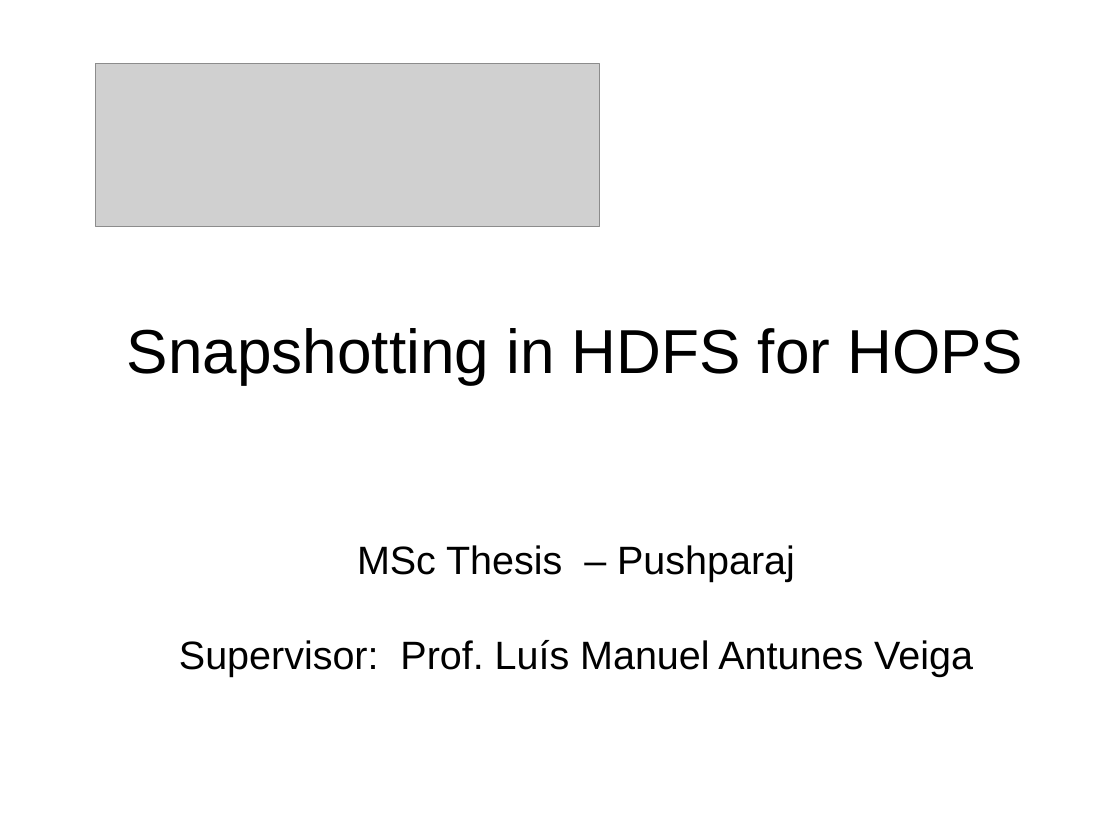
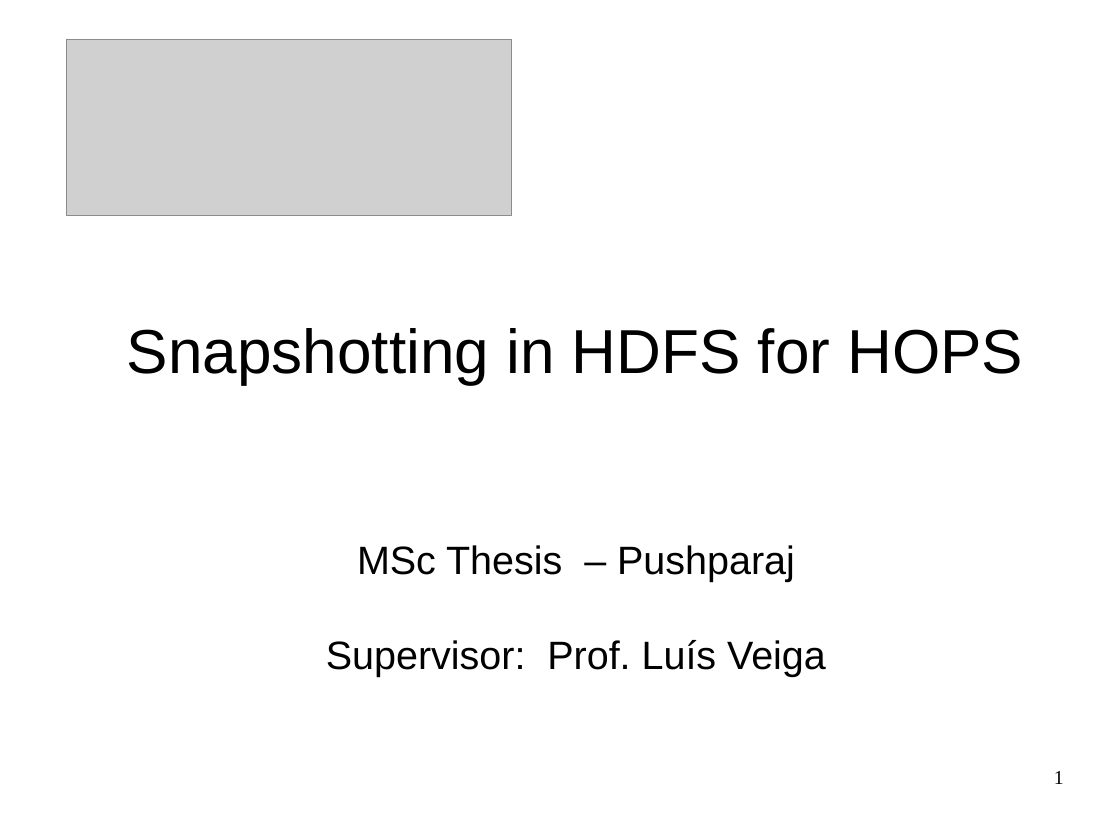
Before and after one commit to pushparajxa/Thesis-Presentation, a slide deck: slide 1 of Final_Presentation.odp. Drawn at 1120x840 pixels with LibreOffice and Linux fonts; fonts in the diff are those of the drawing; grey boxes stand for pictures. Boxes give left, top, right and bottom in pixels: in the first picture for what was removed or moved away, otherwise in the second. Text is boxed around its words. In the diff, an @@ line names an element or a change of style, - is before the commit and + after.

```diff
--- a/Final_Presentation.odp
+++ b/Final_Presentation.odp
@@ picture resized from (x1=96, y1=64, x2=600, y2=227) to (x1=66, y1=40, x2=512, y2=215) @@
@@ title at (x1=127, y1=328, x2=1023, y2=677): text changed @@
-Snapshotting in HDFS for HOPS
-MSc Thesis – Pushparaj
-Supervisor: Prof. Luís Manuel Antunes Veiga
+Snapshotting in HDFS for HOPS
+MSc Thesis – Pushparaj
+Supervisor: Prof. Luís Veiga
@@ page number added at (x1=1054, y1=771, x2=1064, y2=784), 14 pt, text #000000 @@
+1
```
Also in this commit, not shown: 24 other slides changed, 2 slides added, 4 slides removed, 4 other files.
